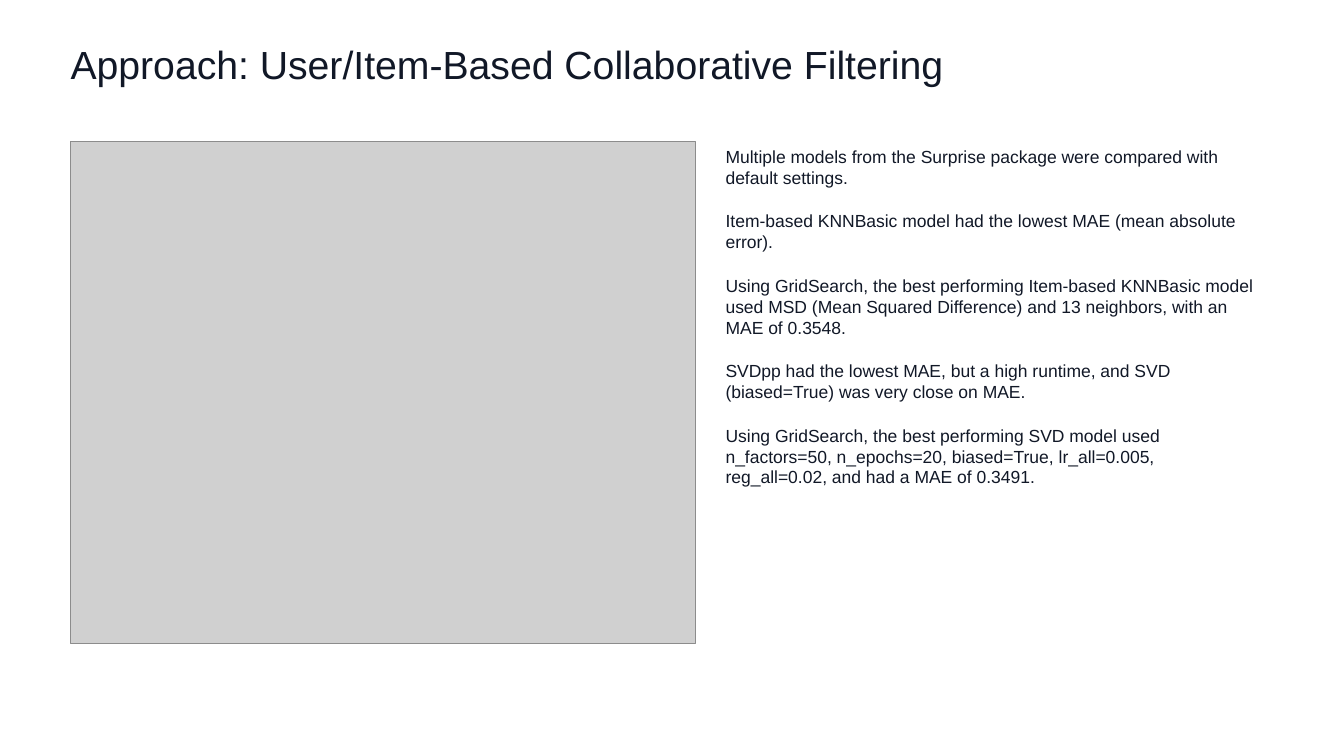
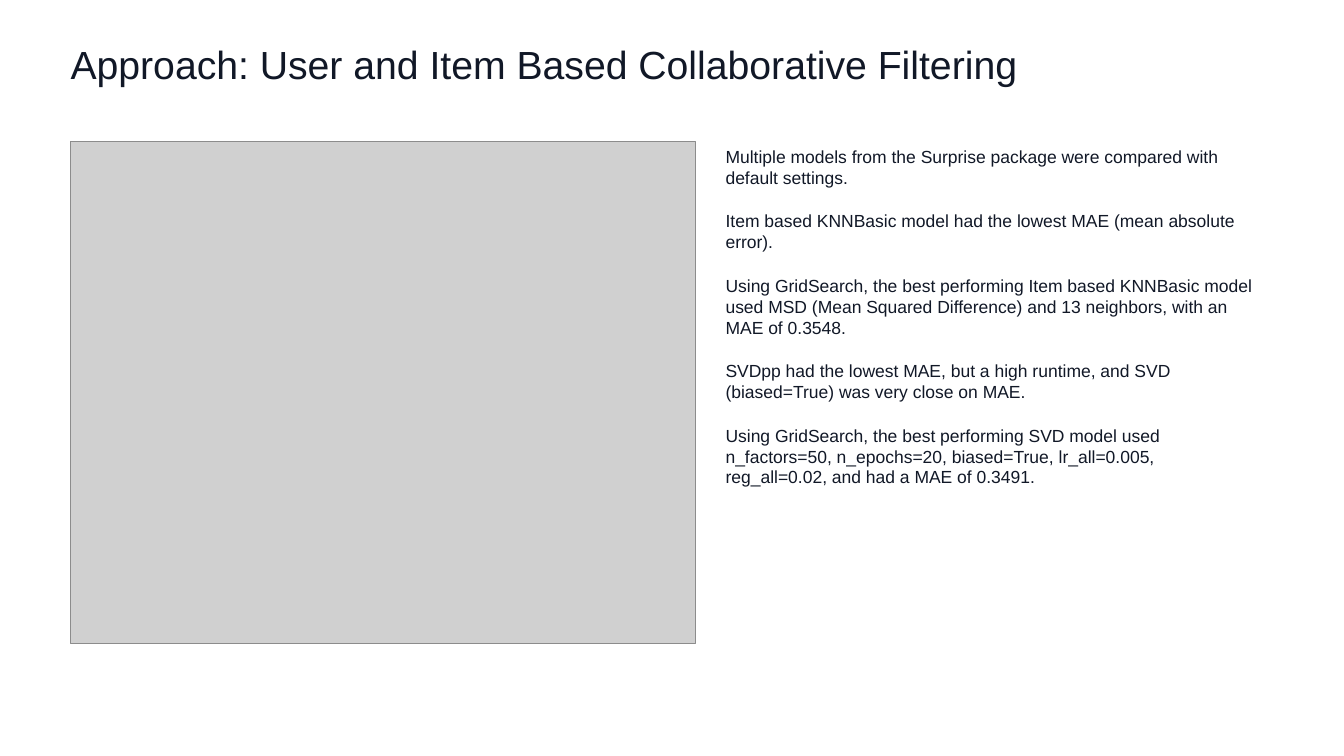
Before and after one commit to vidhyawalke/Recipe-Recommender-System, a slide deck: slide 4 of Recipe_Recommender_Presentation.pptx. Drawn at 1344x756 pixels with LibreOffice and Linux fonts; fonts in the diff are those of the drawing; grey boxes stand for pictures. Boxes give left, top, right and bottom in pixels: in the first picture for what was removed or moved away, otherwise in the second. Text is boxed around its words. In the diff, an @@ line names an element or a change of style, - is before the commit and + after.

```diff
--- a/Recipe_Recommender_Presentation.pptx
+++ b/Recipe_Recommender_Presentation.pptx
@@ text at bbox=[71, 50, 1017, 87]: text changed @@
-Approach: User/Item-Based Collaborative Filtering
+Approach: User and Item Based Collaborative Filtering
@@ text at bbox=[726, 214, 1252, 334]: text changed @@
-Item-based KNNBasic model had the lowest MAE (mean absolute error).
-Using GridSearch, the best performing Item-based KNNBasic model used MSD (Mean Squared Difference) and 13 neighbors, with an MAE of 0.3548.
+Item based KNNBasic model had the lowest MAE (mean absolute error).
+Using GridSearch, the best performing Item based KNNBasic model used MSD (Mean Squared Difference) and 13 neighbors, with an MAE of 0.3548.
```
Also in this commit, not shown: 5 other slides changed, 7 slides added, 2 slides removed.
